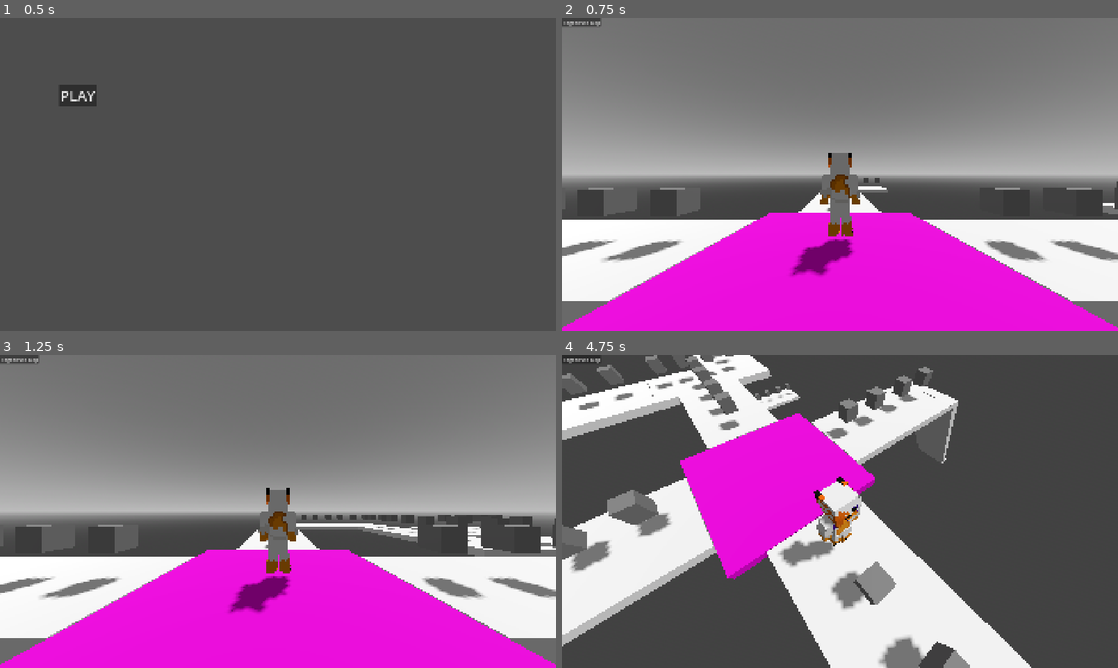
Above: before the commit, frames 1-4 (two rows, left to right).
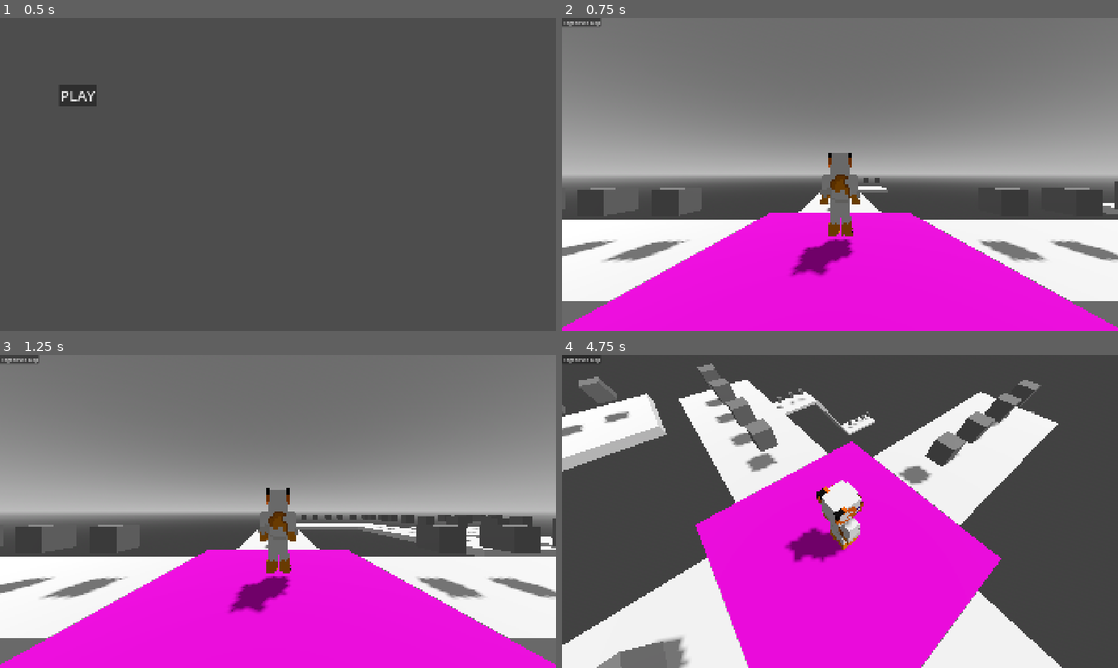
Above: after the commit, the same moments.

Repository: RayTK09/NullscapeFadingWorld
Game: Godot game, scene res://scenes/menu.tscn
The game is run twice, just before and just after one commit, with the same random seed, the same clock (stepped at 60 frames per second) and the same inputs.
Inputs (mouse positions are in pixels of both pictures, inside the frame that each line leads up to):
- Up to frame 1 (0.5 s): no input
- Up to frame 2 (0.75 s): click "PLAY" at 0.5 s
- Up to frame 3 (1.25 s): no input
- Up to frame 4 (4.75 s): click "Regenerate Map" at 1.25 s; tap Enter at 2 s; move the mouse to (962, 495) at 2.02 s; hold D (Right) 2.03-2.78 s; hold E (Ability) 2.03-2.78 s; click (962, 495) at 2.17 s; tap Space (Jump) at 2.27, 2.75, 3.02, 4.52 s; move the mouse to (728, 527) at 2.77 s; hold S (Backward) 2.78-3.53 s; tap E (Ability) at 2.85, 4.55 s; move the mouse to (895, 442) at 3.52 s; hold D (Right) 3.53-4.28 s; hold E (Ability) 3.53-4.28 s; tap N (unlock Mouse) at 3.6 s; move the mouse to (834, 517) at 4.27 s; hold W (Forward) from 4.28 s (still down); tap Mouse wheel up (zoomIn) at 4.35 s

Frame 1 is identical in both runs. In frame 2, 0.3% of the frame differs, in the area x 1-100%, y 52-90%; in frame 3, 0.4%; in frame 4, 59%, in the area x 0-90%, y 0-100%.

Commit message:
rules for tile gen now work

Diff:
--- a/scenes/Tiles/corner_tile_left.tscn
+++ b/scenes/Tiles/corner_tile_left.tscn
@@ -14,7 +14,7 @@
 type = "cornerLeft"
 
 [node name="control" type="Node3D" parent="." unique_id=1512163282]
-transform = Transform3D(1, 0, 0, 0, 1, 0, 0, 0, 1, 1.52, 0, 0)
+transform = Transform3D(1, 0, 0, 0, 1, 0, 0, 0, 1, 1.505, 0, 0)
 
 [node name="StaticBody3D" type="StaticBody3D" parent="control" unique_id=1230156027]
 transform = Transform3D(1, 0, 0, 0, 1, 0, 0, 0, 1, 1.5, 0, 0)
@@ -31,9 +31,16 @@
 transform = Transform3D(-4.371139e-08, 0, -1, 0, 1, 0, 1, 0, -4.371139e-08, 0, 0, 0)
 
 [node name="Area3D" type="Area3D" parent="control" unique_id=923812413]
-transform = Transform3D(3, 0, 0, 0, 0.3, 0, 0, 0, 3, 0, 0, 0)
 collision_layer = 8
 collision_mask = 8
+
+[node name="CollisionShape3D" type="CollisionShape3D" parent="control/Area3D" unique_id=33434682]
+transform = Transform3D(1, 0, 0, 0, 1, 0, 0, 0, 1, 1.5, 0, 0)
+shape = SubResource("BoxShape3D_k37gc")
+
+[node name="CollisionShape3D2" type="CollisionShape3D" parent="control/Area3D" unique_id=144869766]
+transform = Transform3D(-4.371139e-08, 0, 1, 0, 1, 0, -1, 0, -4.371139e-08, 3, 0.003211975, -1.5000001)
+shape = SubResource("BoxShape3D_k37gc")
 
 [node name="tileGifts" type="Node3D" parent="control" unique_id=1151751035]
 transform = Transform3D(3, 0, 0, 0, 0.3, 0, 0, 0, 3, 0, 0, 0)
--- a/scenes/Tiles/corner_tile_right.tscn
+++ b/scenes/Tiles/corner_tile_right.tscn
@@ -14,7 +14,7 @@
 type = "cornerRight"
 
 [node name="control" type="Node3D" parent="." unique_id=1113723773]
-transform = Transform3D(1, 0, 0, 0, 1, 0, 0, 0, 1, 1.52, 0, 0)
+transform = Transform3D(1, 0, 0, 0, 1, 0, 0, 0, 1, 1.505, 0, 0)
 
 [node name="StaticBody3D" type="StaticBody3D" parent="control" unique_id=1218709798]
 collision_layer = 9
--- a/scenes/Tiles/plus.tscn
+++ b/scenes/Tiles/plus.tscn
@@ -6,7 +6,10 @@
 [ext_resource type="PackedScene" uid="uid://cadmlxx4t8pmk" path="res://scenes/gifts.tscn" id="4_gshvx"]
 
 [sub_resource type="BoxShape3D" id="BoxShape3D_2qw5g"]
-size = Vector3(9.005154, 0.31346893, 3.001576)
+size = Vector3(9.060981, 0.31346893, 3.001576)
+
+[sub_resource type="BoxShape3D" id="BoxShape3D_gshvx"]
+size = Vector3(9.000054, 0.31346893, 3.001576)
 
 [node name="plus" type="Marker3D" unique_id=1899228530]
 script = ExtResource("1_c3dul")
@@ -14,7 +17,7 @@
 type = "plus"
 
 [node name="control" type="Node3D" parent="." unique_id=1574876079]
-transform = Transform3D(1, 0, 0, 0, 1, 0, 0, 0, 1, 4.62, 0, 1.5)
+transform = Transform3D(1, 0, 0, 0, 1, 0, 0, 0, 1, 4.58, 0, 1.5)
 
 [node name="StaticBody3D" type="StaticBody3D" parent="control" unique_id=1004241964]
 collision_layer = 9
@@ -22,12 +25,12 @@
 [node name="blockbench_export" parent="control/StaticBody3D" unique_id=984205732 instance=ExtResource("2_lrsl3")]
 
 [node name="CollisionShape3D" type="CollisionShape3D" parent="control/StaticBody3D" unique_id=824461541]
-transform = Transform3D(1, 0, 0, 0, 1, 0, 0, 0, 1, -0.031806946, -0.00023269653, -1.4999542)
+transform = Transform3D(1, 0, 0, 0, 1, 0, 0, 0, 1, -0.030613422, -0.00023269653, -1.4999542)
 shape = SubResource("BoxShape3D_2qw5g")
 
 [node name="CollisionShape3D2" type="CollisionShape3D" parent="control/StaticBody3D" unique_id=1475825995]
-transform = Transform3D(-4.371139e-08, 0, -1, 0, 1, 0, 1, 0, -4.371139e-08, -0.0016422272, -0.00023269653, -1.4920063)
-shape = SubResource("BoxShape3D_2qw5g")
+transform = Transform3D(-4.371139e-08, 0, -1, 0, 1, 0, 1, 0, -4.371139e-08, -0.0016422272, -0.00023269653, -1.5028572)
+shape = SubResource("BoxShape3D_gshvx")
 
 [node name="Area3D" type="Area3D" parent="control" unique_id=1354268218]
 collision_layer = 0
--- a/scenes/Tiles/slope_down.tscn
+++ b/scenes/Tiles/slope_down.tscn
@@ -9,7 +9,7 @@
 type = "slopeDown"
 
 [node name="control" type="Node3D" parent="." unique_id=2017383695]
-transform = Transform3D(-3, 0, 2.6226832e-07, 0, 0.3, 0, -2.6226832e-07, 0, -3, 5.867276, -7.3799996, 3.779507e-07)
+transform = Transform3D(-3, 0, 2.6226832e-07, 0, 0.3, 0, -2.6226832e-07, 0, -3, 5.84, -7.38, 0)
 
 [node name="Area3D" type="Area3D" parent="control" unique_id=242029952]
 collision_layer = 8
@@ -30,5 +30,5 @@
 [node name="connectors" type="Node3D" parent="control" unique_id=2013454835]
 
 [node name="connectorNodeEnd" type="Marker3D" parent="control/connectors" unique_id=792238572]
-transform = Transform3D(-0.16666667, 0, 2.914093e-08, 0, 3.3333333, 0, -1.4570465e-08, 0, -0.33333334, -0.50662684, -0.06666374, 0)
+transform = Transform3D(-0.16666667, 0, 2.914093e-08, 0, 3.3333333, 0, -1.4570465e-08, 0, -0.33333334, -0.507, 0, 0)
 script = ExtResource("3_yswwv")
--- a/scenes/Tiles/slope_up.tscn
+++ b/scenes/Tiles/slope_up.tscn
@@ -9,14 +9,14 @@
 type = "slopeUp"
 
 [node name="control" type="Node3D" parent="." unique_id=220931625]
-transform = Transform3D(3, 0, 0, 0, 0.3, 0, 0, 0, 3, 1.544024, 0, 0)
+transform = Transform3D(3, 0, 0, 0, 0.3, 0, 0, 0, 3, 1.528, 0, 0)
 
 [node name="Area3D" type="Area3D" parent="control" unique_id=312946621]
 collision_layer = 8
 collision_mask = 8
 
 [node name="CollisionPolygon3D" type="CollisionPolygon3D" parent="control/Area3D" unique_id=1571801890]
-polygon = PackedVector2Array(-0.5062517, -0.5189962, -0.2834927, -0.52931106, 1.7814813, 24.084044, 1.9448438, 24.081171, 1.944464, 25.115921, 1.1950386, 25.020582, -0.41635862, 2.472488, -0.5067048, 0.5209969)
+polygon = PackedVector2Array(-0.5062517, -0.5189962, -0.2834927, -0.52931106, 1.7814813, 24.084044, 1.9448438, 24.081171, 1.944464, 25.115921, 1.2106771, 26.981417, -0.41635862, 2.472488, -0.5067048, 0.5209969)
 
 [node name="StaticBody3D" type="StaticBody3D" parent="control" unique_id=1923403821]
 collision_layer = 9
--- a/scenes/Tiles/straightTile.tscn
+++ b/scenes/Tiles/straightTile.tscn
@@ -14,7 +14,7 @@
 type = "straight"
 
 [node name="control" type="Node3D" parent="." unique_id=462559101]
-transform = Transform3D(1, 0, 0, 0, 1, 0, 0, 0, 1, 3.02, 0, 0)
+transform = Transform3D(1, 0, 0, 0, 1, 0, 0, 0, 1, 3.005, 0, 0)
 
 [node name="StaticBody3D" type="StaticBody3D" parent="control" unique_id=1179508975]
 collision_layer = 9
--- a/scripts/playerScripts/playerClass.gd
+++ b/scripts/playerScripts/playerClass.gd
@@ -54,6 +54,11 @@
 					player.mesh.global_rotation.y = player.targetAngle
 					$"../slideCollision".disabled = false
 					$"../CollisionShape3D".disabled = true
+
+					if player.velocity.x > 6:
+						player.velocity.x = 6
+					if player.velocity.z > 6:
+						player.velocity.z = 6
 	else:
 		match  player.playerClass:
 			classType.CHARGER:
--- a/scripts/spawn.gd
+++ b/scripts/spawn.gd
@@ -17,7 +17,7 @@
 
 @export var player : player
 
-var tileLimit : int = 10
+var tileLimit : int = 30
 var tileTypes : Array
 var rng = RandomNumberGenerator.new()
 var maxGifts : int = 0
@@ -84,6 +84,14 @@
 
 			tiles = spawner.get_children()
 			var newTile = tiles.get(tiles.size() - 1)
+			if newTile.type == "slopeUp" and connectingTile.type == "slopeUp" or newTile.type == "slopeUp" and connectingTile.type == "slopeDown":
+				tilesSpawned -= 1
+				newTile.queue_free()
+				return
+			elif newTile.type == "slopeDown" and connectingTile.type == "slopeUp" or newTile.type == "slopeDown" and connectingTile.type == "slopeDown":
+				tilesSpawned -= 1
+				newTile.queue_free()
+				return
 			maxGifts += newTile.giftAmount
 			newTile.global_position = connectingTile.connectors[connectorPoint].global_position
 			newTile.global_rotation = connectingTile.connectors[connectorPoint].global_rotation
@@ -110,7 +118,7 @@
 
 func _on_spawn_platforms_timeout() -> void:
 	tilesSpawned += 1
-	#print(tilesSpawned)
+	print(tilesSpawned)
 	var chooseStarting = rng.randi_range(1, 4)
 	match chooseStarting:
 		1:
